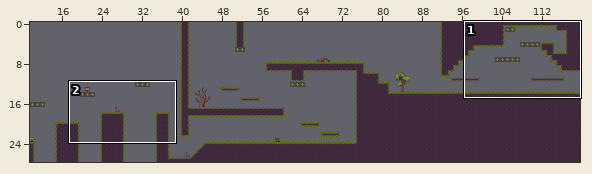
An edit to a level. Tiled map, docs/assets/map/level_3.tmx. Above: a wide view before the commit, with the close-up outlined.
Close-up. Old version:
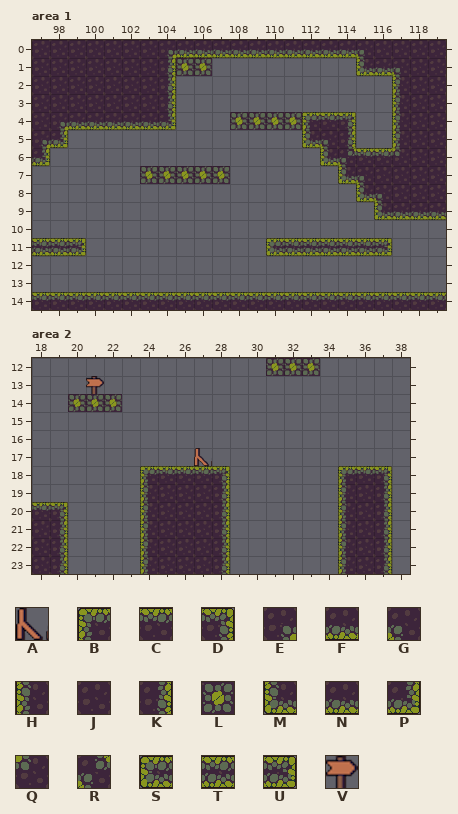
Cells are 32x32 px. Shown: area 1 x 97..119, y 0..14; area 2 x 18..38, y 12..23. The commit also changed other parts of the map, which this record leaves out.
Key: from "fences": A 0; from "map_tileset": B 0, C 1, D 2, E 3, F 4, G 5, H 10, J 11, K 12, L 14, M 20, N 21, P 22, Q 25, R 28, S 31, T 32, U 33; from "pointers": V 0.
_ is an empty cell.
Layer "Tile Layer 1" before, area 1, first column x 97:
 0 JJJJJJJEFFNNNNNNNNGJJJJ
 1 JJJJJJJKLL________MNGJJ
 2 JJJJJJJK____________HJJ
 3 JJJJJJJK____________HJJ
 4 JENNNNNP___LLLLBCD__HJJ
 5 EP_____________MGK__HJJ
 6 P_______________MRCCQJJ
 7 ______LLLLL______MGJJJJ
 8 __________________MGJJJ
 9 ___________________MNNN
10 _______________________
11 TTU__________STTTTTU___
12 _______________________
13 _______________________
14 CCCCCCCCCCCCCCCCCCCCCCC
Layer "Tile Layer 1" before, area 2, first column x 18:
12 _____________LLL_____
13 ___V_________________
14 __LLL________________
15 _____________________
16 _____________________
17 _________A___________
18 ______BCCCD______BCD_
19 ______HJJJK______HJK_
20 CD____HJJJK______HJK_
21 JK____HJJJK______HJK_
22 JK____HJJJK______HJK_
23 JK____HJJJK______HJK_
New version:
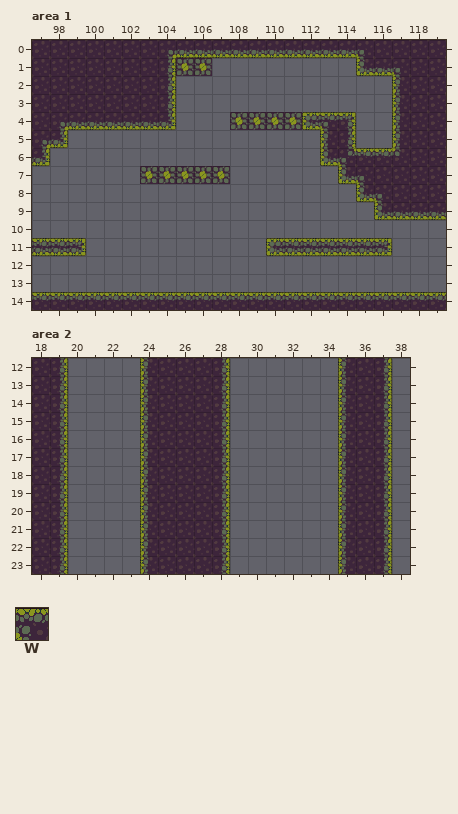
Further tiles: from "map_tileset": W 40.
What changed:
Layer "Tile Layer 1", area 1:
y 4: x 112..113 BC -> SW
y 5: x 112..113 MG -> _H
Layer "Tile Layer 1", area 2:
y 12: x 18..19 __ -> JK; x 24..28 _____ -> HJJJK; x 31..33 LLL -> ___; x 35..37 ___ -> HJK
y 13: x 18..19 __ -> JK; x 21 V -> _; x 24..28 _____ -> HJJJK; x 35..37 ___ -> HJK
y 14: x 18..22 __LLL -> JK___; x 24..28 _____ -> HJJJK; x 35..37 ___ -> HJK
y 15..16: x 18..19 __ -> JK; x 24..28 _____ -> HJJJK; x 35..37 ___ -> HJK
y 17: x 18..19 __ -> JK; x 24..28 ___A_ -> HJJJK; x 35..37 ___ -> HJK
y 18: x 18..19 __ -> JK; x 24..28 BCCCD -> HJJJK; x 35..37 BCD -> HJK
y 19: x 18..19 __ -> JK
y 20: x 18..19 CD -> JK
Changed places in both close-ups, as pixel boxes (x1, y1, x2, y2):
changed: (302, 121, 329, 148)
changed: (32, 358, 122, 511)
changed: (140, 358, 230, 475)
removed: (266, 358, 320, 376)
changed: (338, 358, 392, 475)
